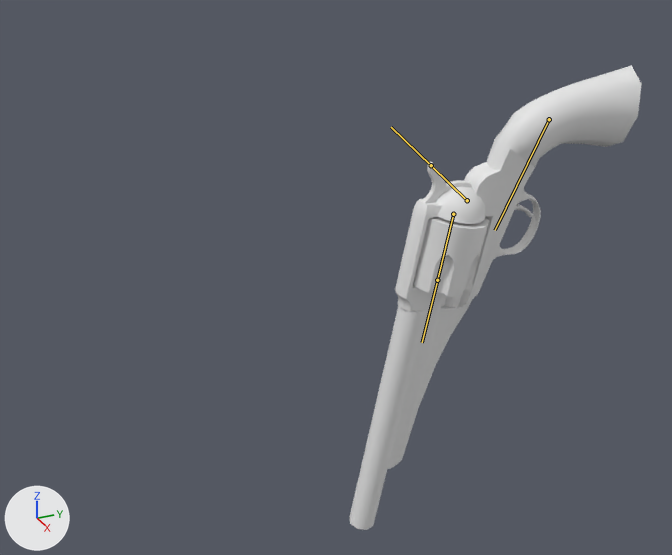
A saved change to the FBX model Art/Animations/WEP_Repeater_Revolver_Animations_001/WEP_Revolver_Repeater_Animations_Throw_001.fbx.
Before and after are seen from a 50 mm lens placed at (0.676, -0.516, 0.527), pointed at (-0.028, -0.2, 0.176). The lights are fixed; the arrows at lower left show +X, +Y and +Z. Both versions are drawn at frame 1 of the action 'Armature|Action'; the numbers are the values there. The bones that bend it are drawn over the model as lines.

Names of what the first picture shows: 'Revolver'.
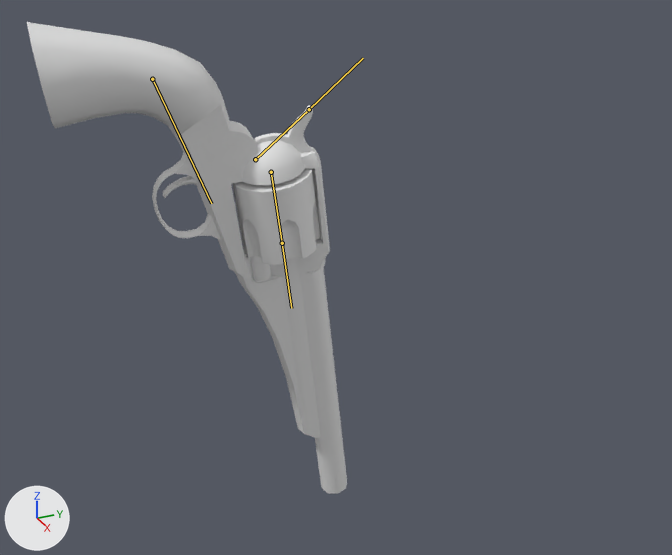
Pixel boxes [x1, y1, x2, y2] of what changed, in the pictures (672 x 555 px):
'Revolver', posed (9% wider)
    before: [349, 65, 642, 530]
    after: [27, 22, 347, 494]
bone 'Gun', root to tip
    before: (549, 119) to (495, 230)
    after: (152, 79) to (211, 203)
bone 'Cilinder', root to tip
    before: (453, 214) to (437, 280)
    after: (271, 172) to (282, 243)

Diff of the bpy script that builds the scene:
```diff
--- a/Art/Animations/WEP_Repeater_Revolver_Animations_001/WEP_Revolver_Repeater_Animations_Throw_001.fbx.py
+++ b/Art/Animations/WEP_Repeater_Revolver_Animations_001/WEP_Revolver_Repeater_Animations_Throw_001.fbx.py
@@ bone_gun @@
 bone_gun = bpy.data.objects['Armature'].pose.bones['Gun']
-bone_gun.location = (0.0, 0.0733, -0.2976)
-bone_gun.rotation_quaternion = (0.76, 0.649, -0.036, 0.018)  # degrees (81, -5, -1)
+bone_gun.location = (0.0, 0.4384, -0.2797)
+bone_gun.rotation_quaternion = (-0.014, -0.083, 0.46, 0.884)  # degrees (55, 8, -174)
@@ bone_cilinder @@
 bone_cilinder = bpy.data.objects['Armature'].pose.bones['Cilinder']  # child of 'Gun'
-bone_cilinder.rotation_quaternion = (1.0, 0.0, 0.0, 0.0)  # degrees (0, 0, 0)
+bone_cilinder.rotation_quaternion = (0.721, 0.004, 0.693, -0.018)  # degrees (-24, 87, -26)
```
